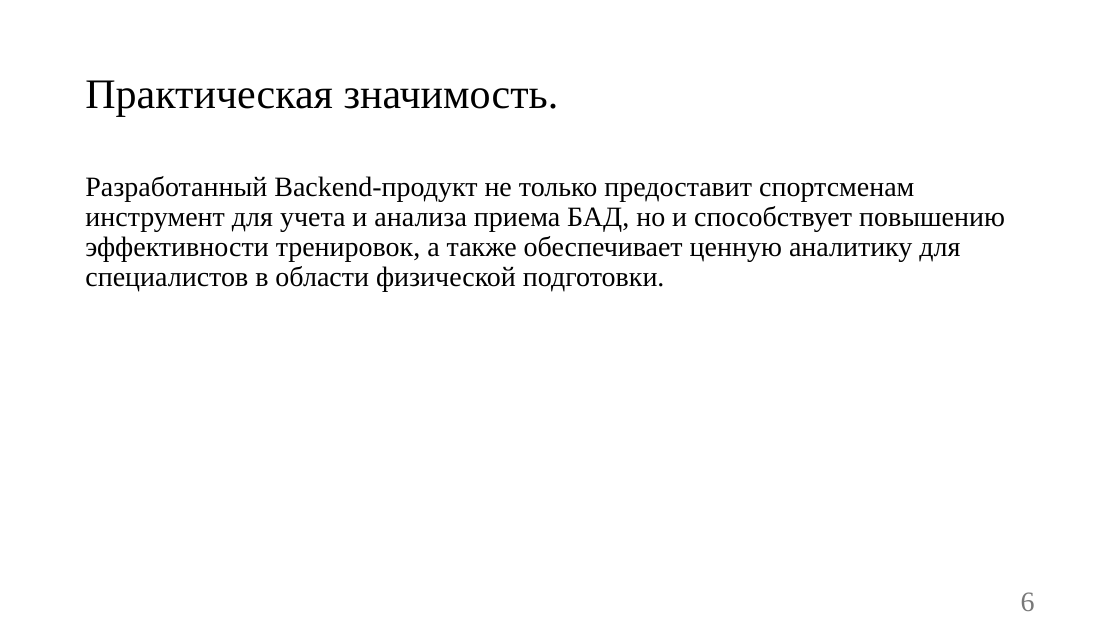
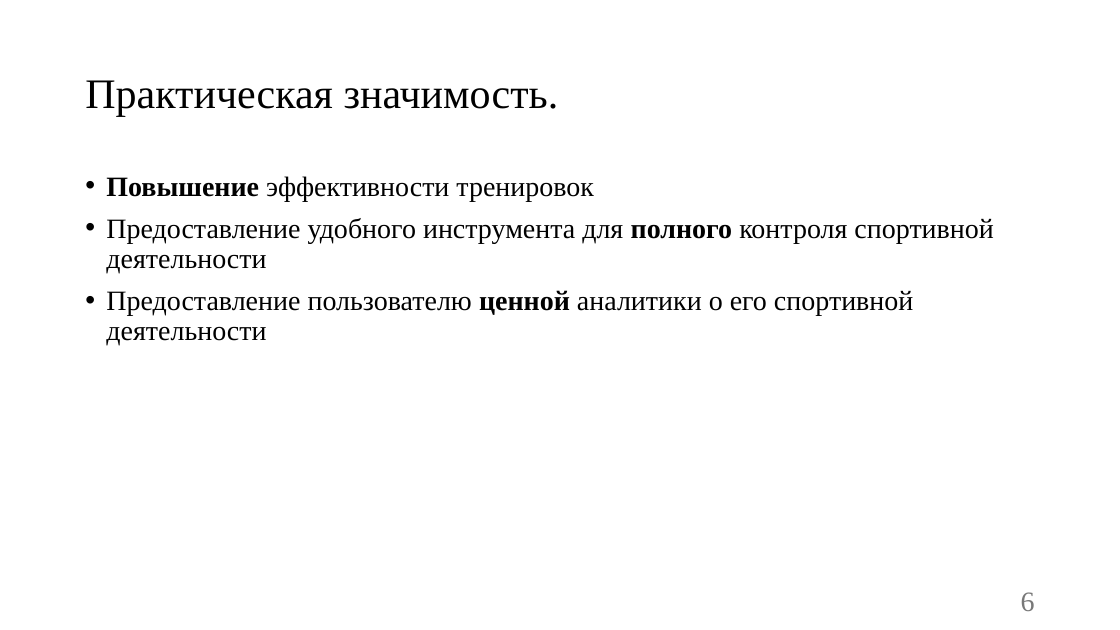
Before and after one commit to vadimgilka/SportApp, a slide deck: slide 6 of Documentation/Documentation Backend/Презентация-Чупинин-Антон-Павлович.pptx. Drawn at 1120x630 pixels with LibreOffice and Linux fonts; fonts in the diff are those of the drawing. Boxes give left, top, right and bottom in pixels: in the first picture for what was removed or moved away, otherwise in the second. Text is boxed around its words. In the diff, an @@ line names an element or a change of style, - is before the commit and + after.

```diff
--- a/Documentation/Documentation Backend/Презентация-Чупинин-Антон-Павлович.pptx
+++ b/Documentation/Documentation Backend/Презентация-Чупинин-Антон-Павлович.pptx
@@ text at [106,176,993,345]: text changed @@
-Разработанный Backend-продукт не только предоставит спортсменам инструмент для учета и анализа приема БАД, но и способствует повышению эффективности тренировок, а также обеспечивает ценную аналитику для специалистов в области физической подготовки.
+• Повышение эффективности тренировок
+• Предоставление удобного инструмента для полного контроля спортивной деятельности
+• Предоставление пользователю ценной аналитики о его спортивной деятельности
```
Also in this commit, not shown: 6 other slides changed, 6 slides added, 1 slide removed.
